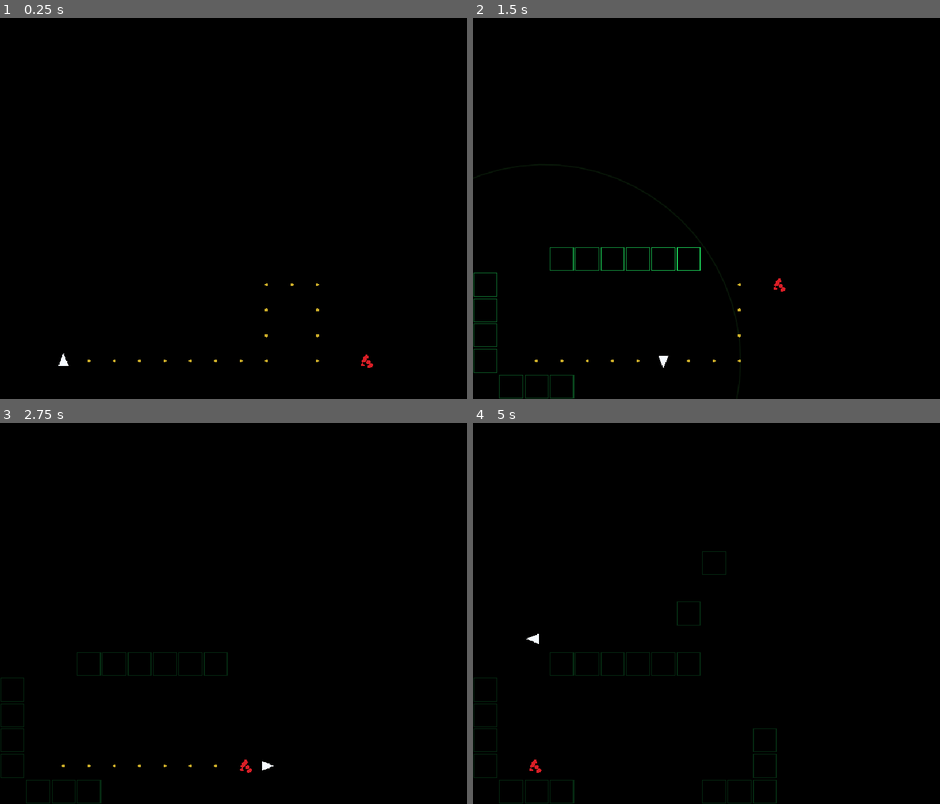
Above: before the commit, frames 1-4 (two rows, left to right).
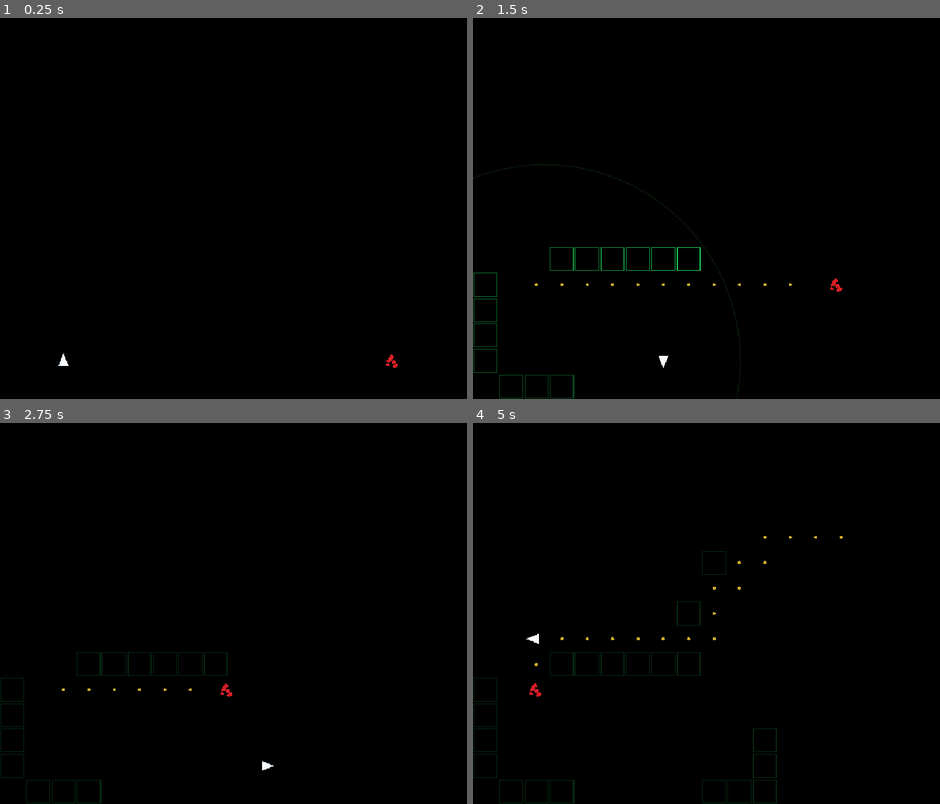
Above: after the commit, the same moments.

Repository: UnderstoodUseYourUsernameHere/Sonar
Game: Godot game, scene res://scenes/main.tscn
Same seed, same stepped clock (60 frames per second), same inputs: the game is played once before the commit and once after it.
Inputs (mouse positions are in pixels of both pictures, inside the frame that each line leads up to):
- Up to frame 1 (0.25 s): no input
- Up to frame 2 (1.5 s): tap Enter at 0.5 s; move the mouse to (837, 189) at 0.52 s; hold Right (move_right) 0.53-1.28 s; tap Space (ping) at 0.6 s; click (837, 189) at 0.67 s; move the mouse to (627, 227) at 1.27 s; hold S (move_down) from 1.28 s (still down); tap Alt at 1.35 s
- Up to frame 3 (2.75 s): move the mouse to (303, 529) at 2.02 s; release S (move_down) at 2.03 s; hold Right (move_right) from 2.03 s (still down); tap Shift at 2.1 s
- Up to frame 4 (5 s): move the mouse to (701, 689) at 2.77 s; release Right (move_right) at 2.78 s; hold W (move_up) 2.78-3.53 s; tap Space (ping) at 2.85 s; click (701, 689) at 2.92 s; move the mouse to (879, 670) at 3.52 s; hold Left (move_left) from 3.53 s (still down); tap Alt at 3.6 s; move the mouse to (575, 556) at 4.27 s; tap Shift at 4.35 s

The runs differ from the first frame. In frame 1, 0.1% of the frame differs, in the area x 18-86%, y 69-92%; in frame 2, 0.2%, in the area x 13-80%, y 68-91%; in frame 3, 0.1%; in frame 4, 0.2%.

Commit message:
Add monster random roaming behavior

Diff:
--- a/scripts/main.gd
+++ b/scripts/main.gd
@@ -15,6 +15,10 @@
 
 const WALL_DIM_SEEN_ALPHA: float = 0.18 ## A wall thats been seen before never dims below this(its going to be an alpha, sigma oh my god!!!!)
 const WALL_FLASH_DURATION: float = 1.2
+
+const MONSTER_ROAM_WAIT: float = 0.75
+const MONSTER_ROAM_MIN_DISTANCE: int = 4
+const MONSTER_ROAM_ATTEMPTS: int = 40
 
 const MONSTER_COLOR: Color = Color(0.85, 0.12, 0.15, 1.0)
 const MONSTER_DOT_COUNT: int = 11
@@ -70,6 +74,7 @@
 var game_time: float = 0.0
 var active_pulses: Array[SonarPulse] = []
 var wall_cells: Array[Vector2i] = []
+var walkable_cells: Array[Vector2i] = []
 var wall_last_lit: Dictionary = {}
 var last_ping_cell: Vector2i = Vector2i.ZERO
 var last_ping_time: float = -1000.0
@@ -82,6 +87,8 @@
 var monster_move_destination: Vector2 = Vector2.ZERO
 var monster_move_destination_cell: Vector2i = Vector2i.ZERO
 var monster_move_elapsed: float = 0.0
+var monster_rng: RandomNumberGenerator = RandomNumberGenerator.new()
+var monster_roam_wait_remaining: float = 0.0
 var astar: AStarGrid2D = AStarGrid2D.new() ## I really like this name for some reason!
 var monster_path: Array[Vector2i] = []
 
@@ -96,7 +103,9 @@
 	_build_monster_shape()
 
 	_build_astar()
-	_set_monster_path(player_cell)
+	monster_rng.randomize()
+	monster_path.clear()
+	monster_roam_wait_remaining = 0.5
 
 	if monster_path.is_empty():
 		push_warning("No monster route was found at beginning?")
@@ -109,6 +118,8 @@
 		push_error("MAP_ROWS cant be empty!")
 		return false
 
+	wall_cells.clear()
+	walkable_cells.clear()
 	map_height = MAP_ROWS.size()
 	map_width = MAP_ROWS[0].length()
 
@@ -136,7 +147,8 @@
 			elif tile != ".":
 				push_error("Unsupported map character '%s' at cell (%d, %d)!" % [tile, x, y])
 				return false
-
+			elif tile != "#":
+				walkable_cells.append(Vector2i(x, y))
 	if start_count != 1:
 		push_error("Expected exactly one E start marker but found %d!" % [start_count])
 		return false
@@ -162,6 +174,24 @@
 	if not monster_path.is_empty() and monster_path[0] == monster_cell:
 		monster_path.pop_front()
 
+func _pick_roam_target() -> Vector2i:
+	if walkable_cells.is_empty():
+		return monster_cell
+
+	for _attempt in range(MONSTER_ROAM_ATTEMPTS):
+		var random_index: int = monster_rng.randi_range(0, walkable_cells.size() - 1)
+		var candidate: Vector2i = walkable_cells[random_index]
+
+		var distance: int = (
+			absi(candidate.x - monster_cell.x) + absi(candidate.y - monster_cell.y)
+		)
+		if candidate != monster_cell and distance >= MONSTER_ROAM_MIN_DISTANCE:
+			return candidate
+
+	var fallback_index: int = monster_rng.randi_range(0, walkable_cells.size()- 1)
+
+	return walkable_cells[fallback_index]
+
 func _update_monster_movement(delta: float) -> void:
 	if is_monster_moving:
 		monster_move_elapsed += delta
@@ -189,6 +219,23 @@
 		is_monster_moving = true
 
 
+func _update_monster_roaming(delta: float) -> void:
+	if is_monster_moving:
+		return
+
+	if not monster_path.is_empty():
+		return
+
+	monster_roam_wait_remaining -= delta
+
+	if monster_roam_wait_remaining > 0.0:
+		return
+
+	var target_cell: Vector2i = _pick_roam_target()
+	_set_monster_path(target_cell)
+
+	monster_roam_wait_remaining = MONSTER_ROAM_WAIT
+
 func _process(delta: float) -> void:
 	if not map_is_valid:
 		return
@@ -221,6 +268,7 @@
 
 	_update_pulses(delta)
 	_update_monster_movement(delta)
+	_update_monster_roaming(delta)
 
 	queue_redraw()
 
